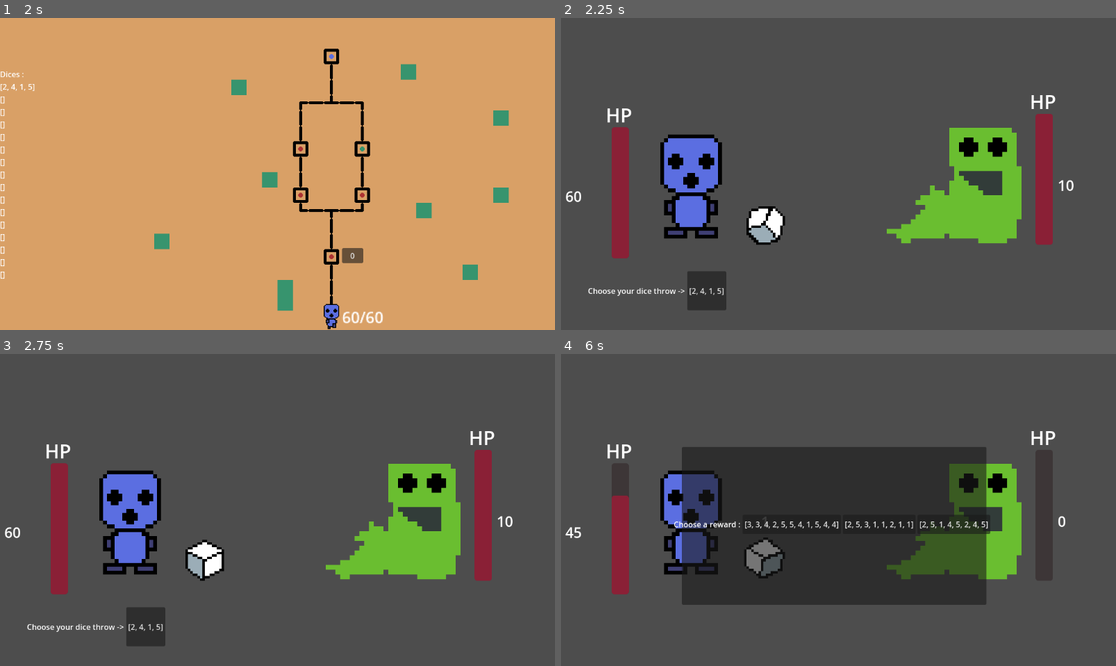
Above: before the commit, frames 1-4 (two rows, left to right).
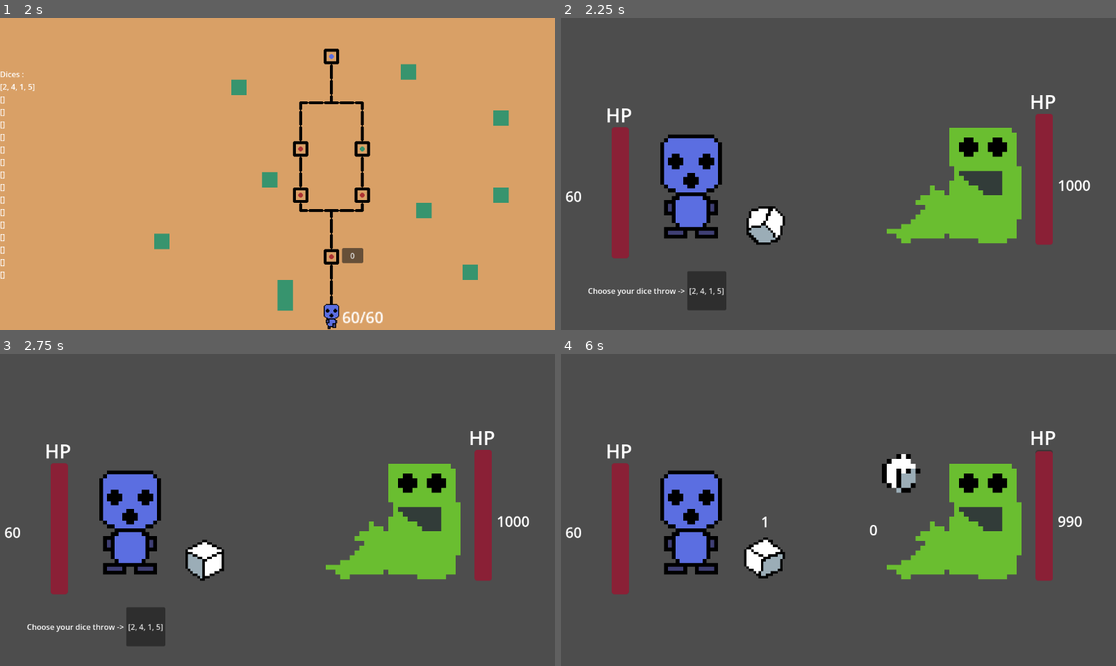
Above: after the commit, the same moments.

Repository: icvara/IMPROGAMEJAM2
Game: Godot game, scene res://Scenes/main_menu.tscn
The game is run twice, just before and just after one commit, with the same random seed, the same clock (stepped at 60 frames per second) and the same inputs.
Inputs:
- Up to frame 1 (2 s): click "Start game" at 0.5 s; click "dice1 : [2, 4, 1, 5]" at 1.25 s
- Up to frame 2 (2.25 s): click "0" at 2 s
- Up to frame 3 (2.75 s): no input
- Up to frame 4 (6 s): click "[2, 4, 1, 5]" at 2.75 s; click "[2, 4, 1, 5]" at 4.25 s; tap Enter at 5 s; click "[2, 4, 1, 5]" at 5.75 s

Frame 1 is identical in both runs. In frame 2, less than 0.1% of the frame differs, in the area x 92-96%, y 51-56%; in frame 3, less than 0.1%; in frame 4, 28%, in the area x 0-94%, y 29-81%.

Commit message:
finish monste rturn

Diff:
--- a/impro_gamejam_2/Scenes/fight_scene.tscn
+++ b/impro_gamejam_2/Scenes/fight_scene.tscn
@@ -20,6 +20,14 @@
 offset_top = 327.0
 offset_right = 455.0
 offset_bottom = 350.0
+theme_override_font_sizes/font_size = 30
+
+[node name="dice_result_enemy" type="Label" parent="."]
+layout_mode = 0
+offset_left = 640.0
+offset_top = 344.0
+offset_right = 680.0
+offset_bottom = 386.0
 theme_override_font_sizes/font_size = 30
 
 [node name="Dice_roll" parent="." instance=ExtResource("2_78axv")]
--- a/impro_gamejam_2/Scenes/monster_1.tscn
+++ b/impro_gamejam_2/Scenes/monster_1.tscn
@@ -66,7 +66,7 @@
 "duration": 1.0,
 "texture": SubResource("AtlasTexture_qy864")
 }],
-"loop": true,
+"loop": false,
 "name": &"attack",
 "speed": 5.0
 }, {
--- a/impro_gamejam_2/Scripts/fight_scene.gd
+++ b/impro_gamejam_2/Scripts/fight_scene.gd
@@ -144,6 +144,7 @@
 	monster_turn= true
 	$Monster1.attack($Palyer)
 	await get_tree().create_timer(1).timeout
+	$dice_result_enemy.text = str($Monster1.value_dmg)
 	monster_turn= false
 	$BoxContainer.show()
 	#$BoxContainer/Dice_result.text = str(rng_effect)
--- a/impro_gamejam_2/Scripts/monster_1.gd
+++ b/impro_gamejam_2/Scripts/monster_1.gd
@@ -1,10 +1,17 @@
 extends Node2D
 
-var HP = 10
+var HP = 1000
 
+var value_dmg = 0
 
 func attack(player):
 	pass
 	$AnimatedSprite2D.play("attack")
-	Save.Health -= 5
+	value_dmg = [0,2,2,4].pick_random()
+	Save.Health -= value_dmg
+
+	await get_tree().create_timer(1.8).timeout
+
+
+
 	$AnimatedSprite2D.play("default")
